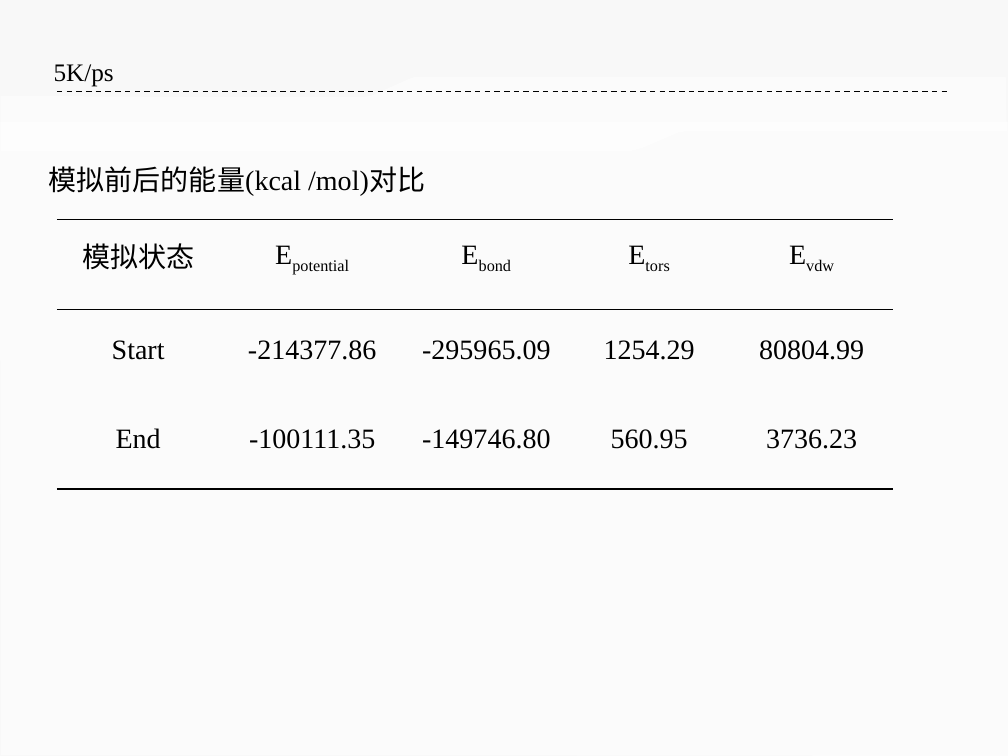
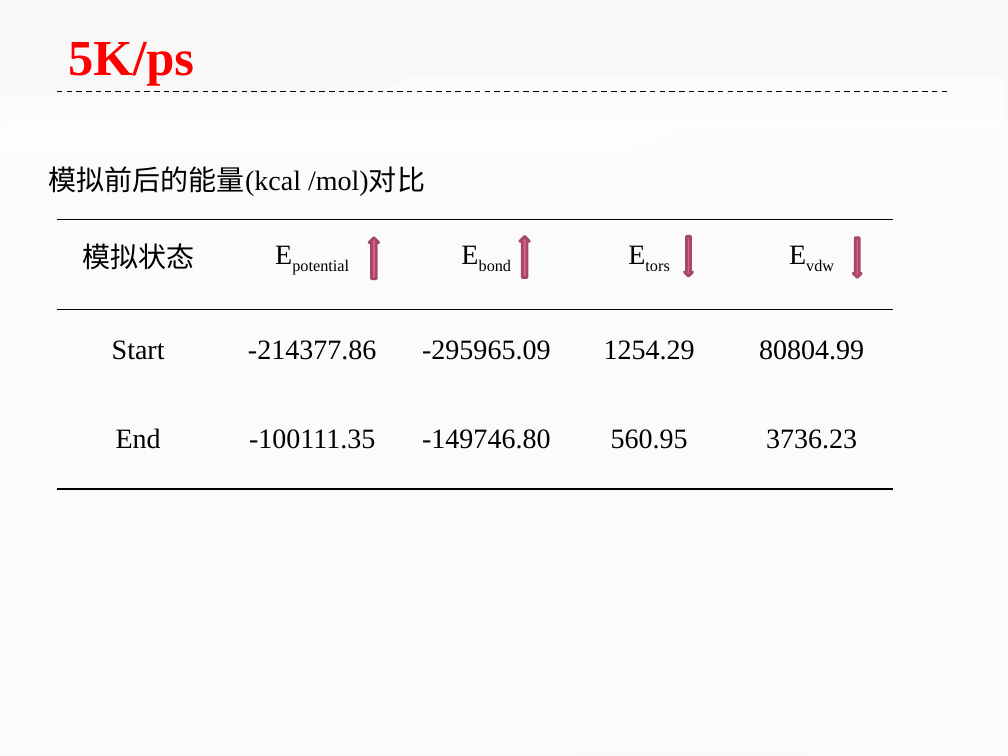
Before and after one commit to ilvcr/GraduationProject, a slide deck: slide 43 of ppt/yoghourtppt.pptx. Drawn at 1008x756 pixels with LibreOffice and Linux fonts; fonts in the diff are those of the drawing. Boxes give left, top, right and bottom in pixels: in the first picture for what was removed or moved away, otherwise in the second. Text is boxed around its words. In the diff, an @@ line names an element or a change of style, - is before the commit and + after.

```diff
--- a/ppt/yoghourtppt.pptx
+++ b/ppt/yoghourtppt.pptx
@@ text "5K/ps": place and size @@
-text "5K/ps" at [54,64,114,87]
+text "5K/ps" at [68,41,194,85]
@@ text "5K/ps" at [68,41,194,85]: size 18 to 36 pt, text colour #000000 to #FF0000, bold on @@
@@ up arrow added at [369,238,379,279], fill #DE608D, outline #A44768 2 pt @@
@@ up arrow added at [520,237,530,278], fill #DE608D, outline #A44768 2 pt @@
@@ down arrow added at [684,237,692,276], fill #DE608D, outline #A44768 2 pt @@
@@ down arrow added at [853,238,861,277], fill #DE608D, outline #A44768 2 pt @@
```
Also in this commit, not shown: 38 other slides changed.
